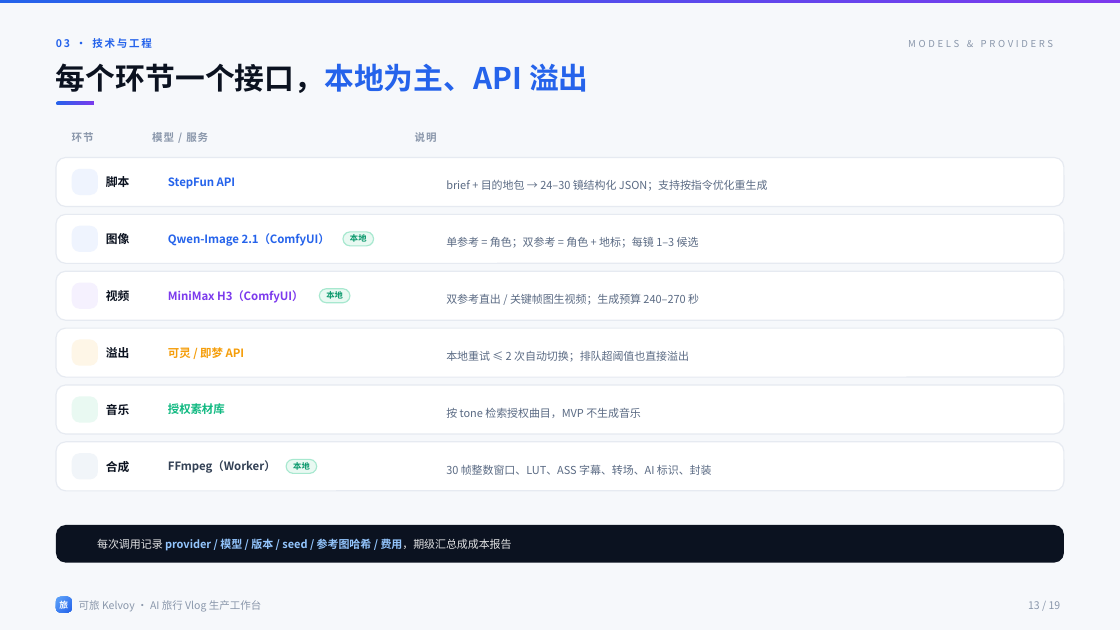
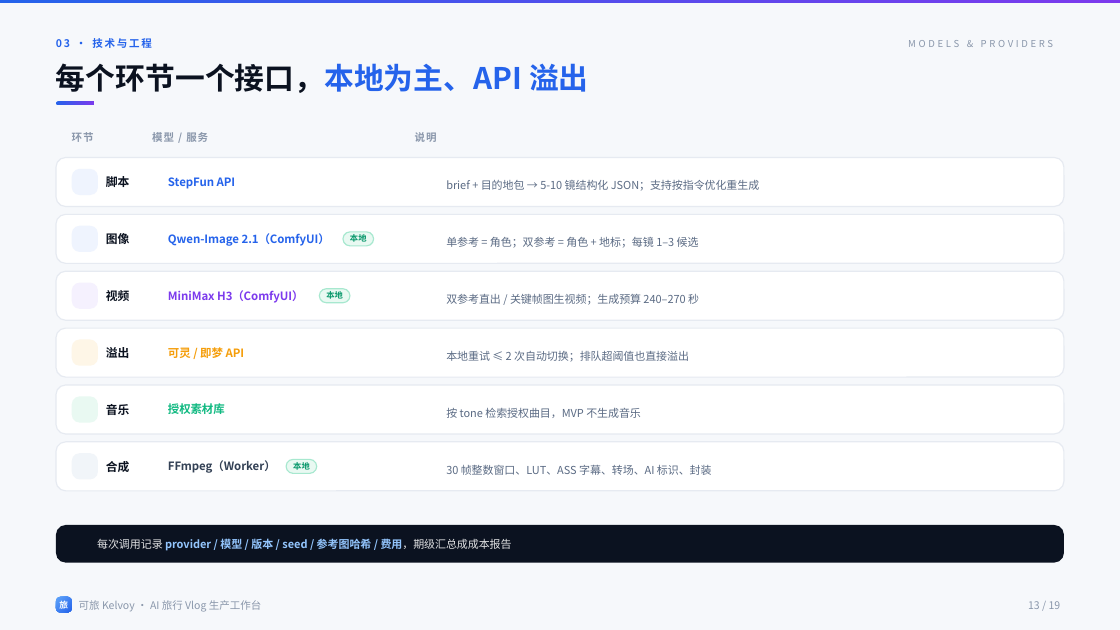
Before and after one commit to zhanghui-china/Kelvoy, a slide deck: slide 13 of docs/demo/Kelvoy可旅_DEMO-V0.3.pptx. Drawn at 1120x630 pixels with LibreOffice and Linux fonts; fonts in the diff are those of the drawing; background and template pictures are left out. Boxes give left, top, right and bottom in pixels: in the first picture for what was removed or moved away, otherwise in the second. Text is boxed around its words. In the diff, an @@ line names an element or a change of style, - is before the commit and + after.

```diff
--- a/docs/demo/Kelvoy可旅_DEMO-V0.3.pptx
+++ b/docs/demo/Kelvoy可旅_DEMO-V0.3.pptx
@@ text at (446,180,760,191): text changed @@
-brief + 目的地包 → 24–30 镜结构化 JSON；支持按指令优化重生成
+brief + 目的地包 → 5-10 镜结构化 JSON；支持按指令优化重生成
```
Also in this commit, not shown: 7 other slides changed, 4 other files.
